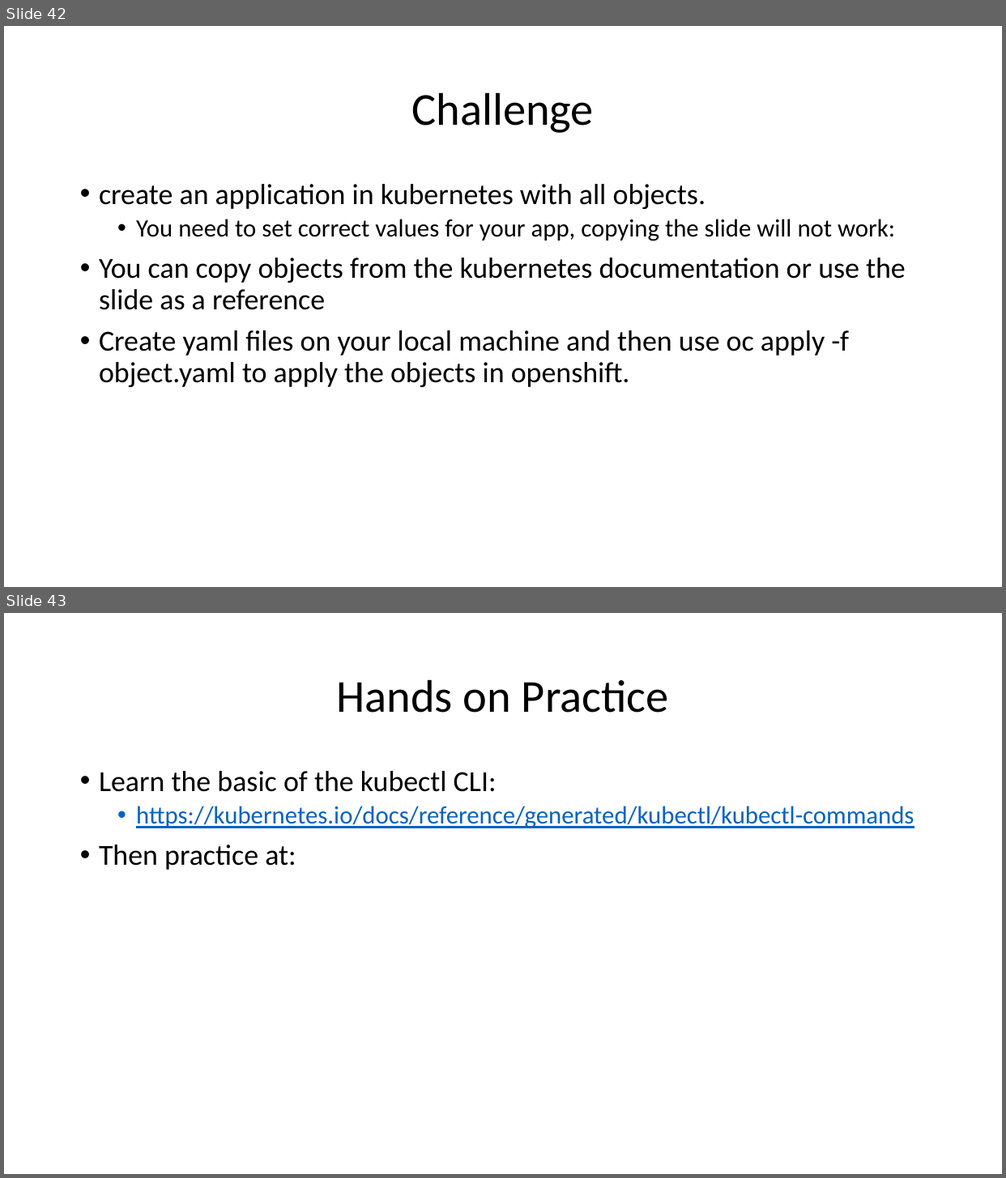
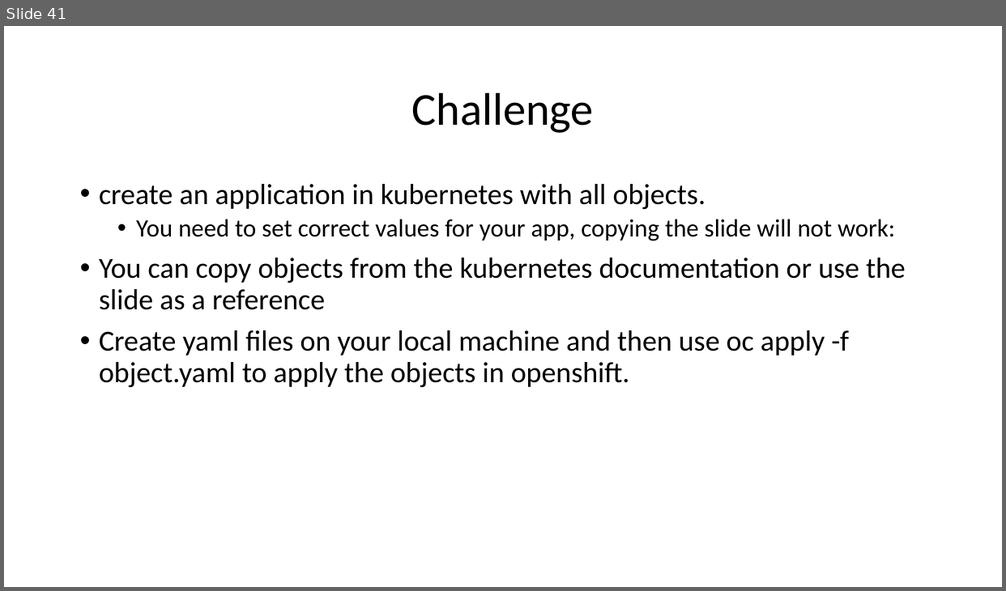
Before and after one commit to msvensso/consid-ckad, a slide deck: session-1/session-1.pptx. Shown one above the other, each under a label of ours: slides 42 and 43 before the commit, slide 41 after it. The pictures are 1006x1178 and 1006x591 pixels, drawn with LibreOffice and Linux fonts; fonts in the diff are those of the drawing. Boxes give left, top, right and bottom in pixels: in the first picture for what was removed or moved away, otherwise in the second. Text is boxed around its words. In the diff, an @@ line names an element or a change of style, - is before the commit and + after.

```diff
--- a/session-1/session-1.pptx
+++ b/session-1/session-1.pptx
@@ slide 43 removed at bbox=[4, 613, 1002, 1174], background #FFFFFF @@
@@ title removed at bbox=[336, 679, 669, 713] @@
-Hands on Practice
@@ text removed at bbox=[99, 771, 914, 870] @@
-• Learn the basic of the kubectl CLI:
-  • https://kubernetes.io/docs/reference/generated/kubectl/kubectl-commands
-• Then practice at:
@@ what was slide 42 is now slide 41 @@
```
Also in this commit, not shown: 5 slides changed, 1 other slide removed, 1 other file.
